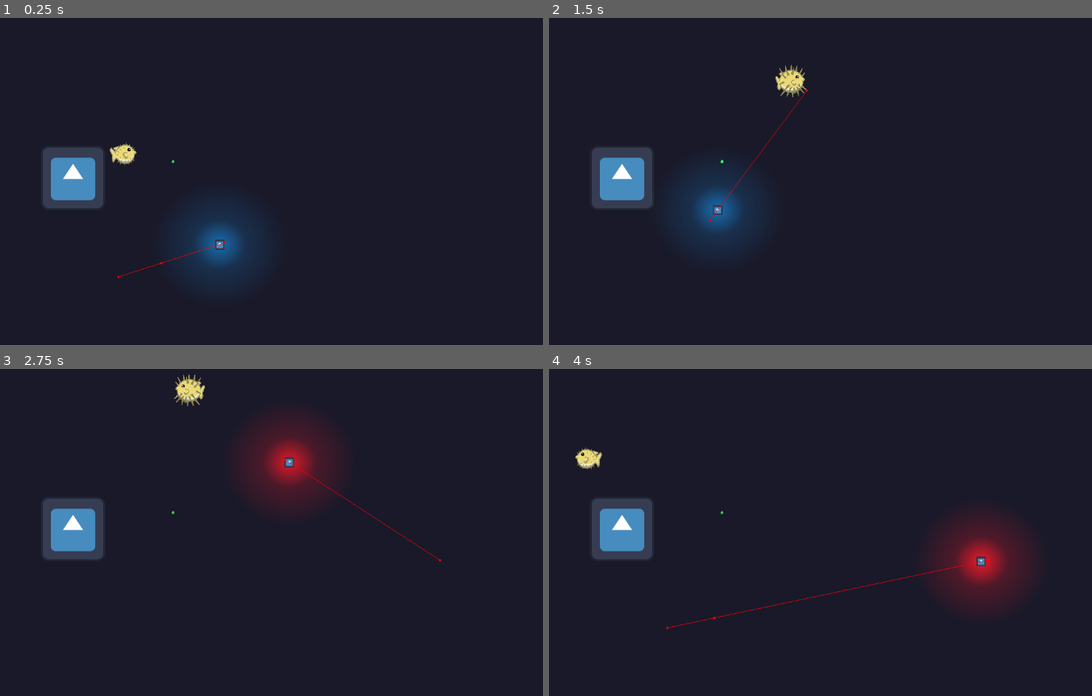
Above: before the commit, frames 1-4 (two rows, left to right).
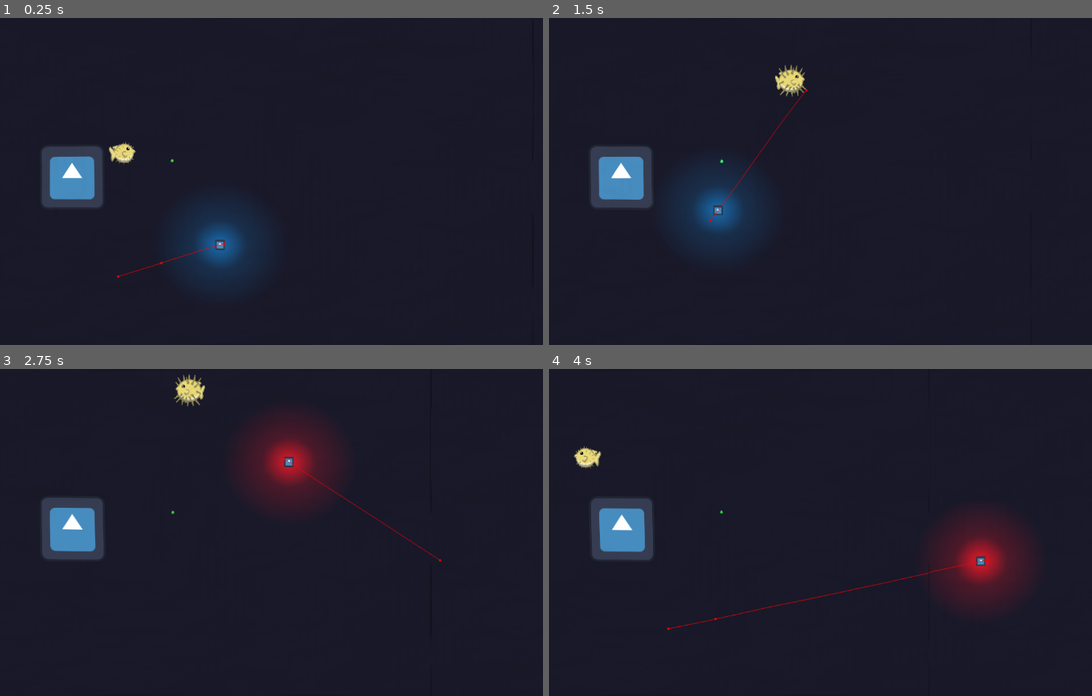
Above: after the commit, the same moments.

Repository: Chestrade/pixel-jam-2024
Game: Godot game, scene res://Scenes/Test Levels/AnglerFish Gym.tscn
Same seed, same stepped clock (60 frames per second), same inputs: the game is played once before the commit and once after it. The engine's default icon, where the game draws it, is replaced by a stand-in: a white triangle on a blue panel in a dark square.
Inputs:
- Up to frame 1 (0.25 s): no input
- Up to frame 2 (1.5 s): hold Shift (dash) 0.53-1.28 s; hold W (swim_up) from 0.53 s (still down); tap Space (inflate) at 1.35 s
- Up to frame 3 (2.75 s): release W (swim_up) at 2.03 s; hold Left (swim_left) from 2.03 s (still down); hold J from 2.03 s (still down)
- Up to frame 4 (4 s): release J at 2.78 s; tap Shift (dash) at 2.85 s; release Left (swim_left) at 3.53 s; hold Down (swim_down) from 3.53 s (still down); hold Space (inflate) from 3.53 s (still down)

The runs differ from the first frame. In frame 1, 0.5% of the frame differs, in the area x 7-42%, y 37-80%; in frame 2, 0.5%; in frame 3, 0.3%; in frame 4, 0.6%, in the area x 4-82%, y 23-80%.

Commit message:
Added water wavy shader

Diff:
--- /dev/null
+++ b/Art/Shaders/water_wave_shader.tscn
@@ -0,0 +1,30 @@
+[gd_scene load_steps=5 format=3 uid="uid://dau8g3h2llrw0"]
+
+[ext_resource type="Shader" path="res://Scripts/water.gdshader" id="1_g4ilq"]
+
+[sub_resource type="FastNoiseLite" id="FastNoiseLite_qptps"]
+frequency = 0.0025
+offset = Vector3(-74.07, 0, 0)
+
+[sub_resource type="NoiseTexture2D" id="NoiseTexture2D_23x07"]
+seamless_blend_skirt = 0.0
+noise = SubResource("FastNoiseLite_qptps")
+
+[sub_resource type="ShaderMaterial" id="ShaderMaterial_fakts"]
+shader = ExtResource("1_g4ilq")
+shader_parameter/strength = 5.0
+shader_parameter/uv_scaling = 1.0
+shader_parameter/movement_direction = Vector2(1, 0)
+shader_parameter/movement_speed = 0.07
+shader_parameter/NOISE_TEXTURE = SubResource("NoiseTexture2D_23x07")
+
+[node name="Water Wave Shader" type="CanvasLayer"]
+
+[node name="ColorRect2" type="ColorRect" parent="."]
+material = SubResource("ShaderMaterial_fakts")
+anchors_preset = 15
+anchor_right = 1.0
+anchor_bottom = 1.0
+grow_horizontal = 2
+grow_vertical = 2
+metadata/_edit_use_anchors_ = true
--- /dev/null
+++ b/Scenes/ShaderTest.tscn
@@ -0,0 +1,38 @@
+[gd_scene load_steps=6 format=3 uid="uid://0x0ecpbwempp"]
+
+[ext_resource type="Texture2D" uid="uid://d0egbrasmuxvw" path="res://icon.svg" id="1_7nm41"]
+[ext_resource type="Shader" path="res://Scripts/water.gdshader" id="1_olqkq"]
+
+[sub_resource type="FastNoiseLite" id="FastNoiseLite_2k1gv"]
+frequency = 0.0025
+offset = Vector3(-74.07, 0, 0)
+
+[sub_resource type="NoiseTexture2D" id="NoiseTexture2D_won8u"]
+seamless_blend_skirt = 0.0
+noise = SubResource("FastNoiseLite_2k1gv")
+
+[sub_resource type="ShaderMaterial" id="ShaderMaterial_w5xnb"]
+shader = ExtResource("1_olqkq")
+shader_parameter/strength = 5.0
+shader_parameter/uv_scaling = 1.0
+shader_parameter/movement_direction = Vector2(1, 0)
+shader_parameter/movement_speed = 0.07
+shader_parameter/NOISE_TEXTURE = SubResource("NoiseTexture2D_won8u")
+
+[node name="Node2D" type="Node2D"]
+
+[node name="CanvasLayer" type="CanvasLayer" parent="."]
+
+[node name="ColorRect" type="ColorRect" parent="CanvasLayer"]
+material = SubResource("ShaderMaterial_w5xnb")
+anchors_preset = 15
+anchor_right = 1.0
+anchor_bottom = 1.0
+grow_horizontal = 2
+grow_vertical = 2
+metadata/_edit_use_anchors_ = true
+
+[node name="Icon" type="Sprite2D" parent="."]
+position = Vector2(574, 326)
+scale = Vector2(8.875, 4.95313)
+texture = ExtResource("1_7nm41")
--- a/Scenes/Test Levels/AnglerFish Gym.tscn
+++ b/Scenes/Test Levels/AnglerFish Gym.tscn
@@ -1,6 +1,7 @@
-[gd_scene load_steps=8 format=3 uid="uid://b3ijs2y7l3vjg"]
+[gd_scene load_steps=9 format=3 uid="uid://b3ijs2y7l3vjg"]
 
 [ext_resource type="PackedScene" uid="uid://cj1nptspt5q4w" path="res://Characters/angler_fish.tscn" id="1_61sog"]
+[ext_resource type="PackedScene" uid="uid://dau8g3h2llrw0" path="res://Art/Shaders/water_wave_shader.tscn" id="1_r3ymx"]
 [ext_resource type="PackedScene" uid="uid://ck4tc0l1gf463" path="res://Characters/player_blowfish.tscn" id="2_adlbc"]
 [ext_resource type="Texture2D" uid="uid://d0egbrasmuxvw" path="res://icon.svg" id="3_lnh6q"]
 [ext_resource type="PackedScene" uid="uid://cexfsplmdf100" path="res://Environement/trash_01.tscn" id="4_v6sld"]
@@ -18,6 +19,8 @@
 size = Vector2(122, 120)
 
 [node name="AnglerFishGym" type="Node2D"]
+
+[node name="Water Wave Shader" parent="." instance=ExtResource("1_r3ymx")]
 
 [node name="NavigationRegion2D" type="NavigationRegion2D" parent="."]
 position = Vector2(7, 19)
--- /dev/null
+++ b/Scripts/water.gdshader
@@ -0,0 +1,17 @@
+shader_type canvas_item;
+
+uniform sampler2D SCREEN_TEXTURE: hint_screen_texture, filter_linear;
+uniform sampler2D NOISE_TEXTURE: repeat_enable;
+uniform float strength: hint_range(0.0, 5, 0.1) = 1.0;
+uniform float uv_scaling: hint_range (0.0, 1.0, 0.05) = 1.0;
+uniform vec2 movement_direction = vec2(1, 0);
+uniform float movement_speed: hint_range (0.0, 0.5, 0.01) = 0.1;
+
+void fragment() {
+	vec2 uv = SCREEN_UV;
+	vec4 screen_texture = texture(SCREEN_TEXTURE, uv);
+	vec2 movement_factor = movement_direction * movement_speed * TIME;
+	float noise_value = texture(NOISE_TEXTURE, uv*uv_scaling + movement_factor).r - 0.5;
+	uv += noise_value * SCREEN_PIXEL_SIZE * strength;
+	COLOR = texture(SCREEN_TEXTURE, uv);
+}
--- a/project.godot
+++ b/project.godot
@@ -24,7 +24,9 @@
 folder_colors={
 "res://Art/": "pink",
 "res://Characters/": "blue",
+"res://Environement/": "green",
 "res://Level/": "green",
+"res://Scenes/": "purple",
 "res://Scripts/": "yellow"
 }
 
